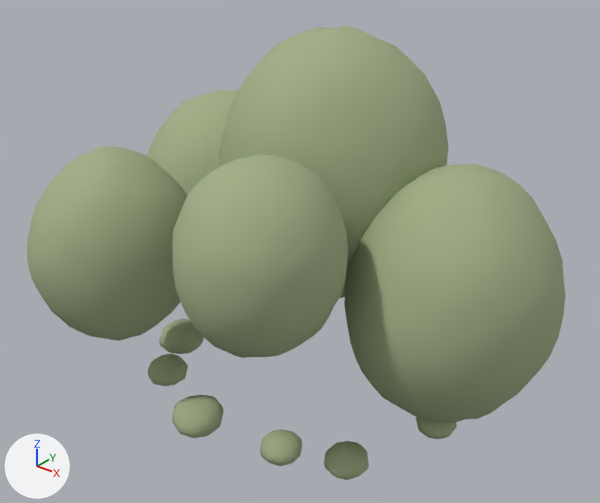
Renders of the glTF model assets/models/14-bush/14-bush.glb from each side of a commit.
One viewpoint serves both versions: a 50 mm camera at (1.269, -1.718, 1.397) aimed at (-0.034, -0.089, 0.387). Every picture has the same lights, and +X, +Y and +Z are marked at lower left. The older version comes first.

The first picture shows 'Puff0', 'Puff1', 'Puff2', 'Puff5', 'Puff6', 'Tuft10', 'Tuft12', 'Tuft2', 'Tuft4', 'Tuft5', 'Tuft7'.
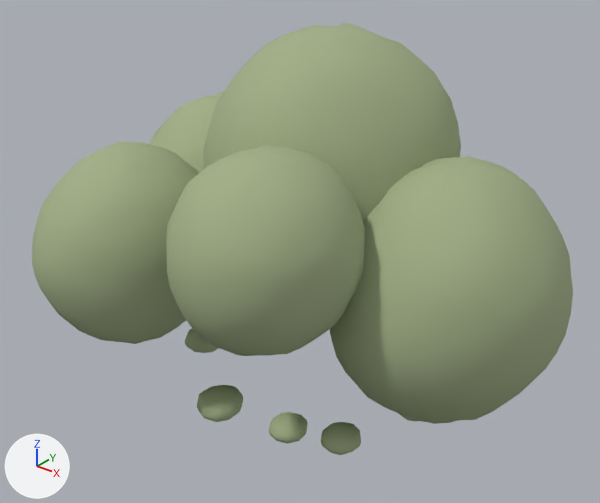
Where the change shows, as pixel boxes (x1, y1, x2, y2) in the pictures (600 x 503 px):
'Puff2', reshaped, moved (9% wider)
    before: (344, 164, 566, 423)
    after: (330, 157, 573, 424)
'Puff6', moved, rescaled (13% wider)
    before: (172, 153, 348, 358)
    after: (166, 145, 365, 356)
'Puff0', reshaped, moved
    before: (219, 25, 448, 298)
    after: (203, 23, 461, 220)
'Puff5', reshaped, moved
    before: (27, 146, 187, 341)
    after: (32, 142, 199, 344)
'Puff1', moved
    before: (147, 89, 238, 196)
    after: (149, 92, 223, 173)
'Tuft7', moved
    before: (172, 395, 224, 438)
    after: (197, 385, 243, 422)
'Tuft10', moved
    before: (324, 441, 369, 480)
    after: (321, 422, 361, 455)
'Tuft2', moved
    before: (260, 429, 302, 466)
    after: (269, 412, 307, 444)
'Tuft4', moved
    before: (159, 319, 204, 354)
    after: (184, 328, 219, 353)
'Tuft12', deleted
    before: (148, 354, 188, 386)
'Tuft5', moved (mostly hidden afterwards)
    before: (416, 417, 457, 439)
    after: (400, 414, 417, 422)

The edits, one by one:
me_puff0_me is used by ob_puff0; location (0.048, -0.053, 0.645).
me_puff0_me had 410 vertices, 816 faces and spanned x -0.287..0.287, y -0.318..0.315, z -0.357..0.355.
me_puff0_me now has 410 vertices, 816 faces and spans x -0.322..0.322, y -0.365..0.363, z -0.362..0.36.
me_puff0_me part 1: the whole mesh is multiplied about its middle by the matrix ((1.123, 0.0, 0.0), (0.0, 1.149, 0.0), (0.0, 0.0, 1.014)).
me_puff2_me is used by ob_puff2; location (0.438, -0.084, 0.407).
me_puff2_me had 410 vertices, 816 faces and spanned x -0.261..0.261, y -0.292..0.289, z -0.334..0.328.
me_puff2_me now has 410 vertices, 816 faces and spans x -0.294..0.294, y -0.336..0.333, z -0.34..0.334.
me_puff2_me part 2: the whole mesh is multiplied about its middle by the matrix ((1.127, 0.0, 0.0), (0.0, 1.153, 0.0), (0.0, 0.0, 1.018)).
me_puff5_me is used by ob_puff5; location (-0.305, -0.506, 0.478).
me_puff5_me had 410 vertices, 816 faces and spanned x -0.2..0.204, y -0.226..0.221, z -0.252..0.252.
me_puff5_me now has 410 vertices, 816 faces and spans x -0.228..0.232, y -0.264..0.258, z -0.259..0.259.
me_puff5_me part 3: the whole mesh is multiplied about its middle by the matrix ((1.138, 0.0, 0.0), (0.0, 1.165, 0.0), (0.0, 0.0, 1.028)).
me_puff6_me is used by ob_puff6; location (0.191, -0.506, 0.597).
me_puff6_me had 410 vertices, 816 faces and spanned x -0.18..0.181, y -0.201..0.199, z -0.225..0.224.
me_puff6_me now has 410 vertices, 816 faces and spans x -0.206..0.207, y -0.235..0.233, z -0.233..0.231.
me_puff6_me part 4: the whole mesh is scaled about its middle by (1.14, 1.17, 1.03).
Object 'Puff0' (ob_puff0) moves from (0.048, -0.053, 0.645) to (0.031, -0.035, 0.64).
Object 'Puff1' (ob_puff1) moves from (-0.457, 0.084, 0.383) to (-0.414, 0.07, 0.383).
Object 'Puff2' (ob_puff2) moves from (0.438, -0.084, 0.407) to (0.414, -0.07, 0.407).
Object 'Puff5' (ob_puff5) moves from (-0.305, -0.506, 0.478) to (-0.279, -0.469, 0.477).
Object 'Puff6' (ob_puff6) moves from (0.191, -0.506, 0.597) to (0.176, -0.469, 0.593).
Object 'Tuft2' (ob_tuft2) moves from (0.186, -0.44, 0.038) to (0.154, -0.373, 0.044).
Object 'Tuft4' (ob_tuft4) moves from (-0.376, -0.241, 0.05) to (-0.31, -0.204, 0.054).
Object 'Tuft5' (ob_tuft5) moves from (0.439, -0.107, 0.037) to (0.364, -0.091, 0.043).
Object 'Tuft7' (ob_tuft7) moves from (-0.058, -0.491, 0.052) to (-0.048, -0.416, 0.055).
Object 'Tuft10' (ob_tuft10) moves from (0.344, -0.379, 0.04) to (0.287, -0.324, 0.045).
Object 'Tuft12' (ob_tuft12) is deleted.
